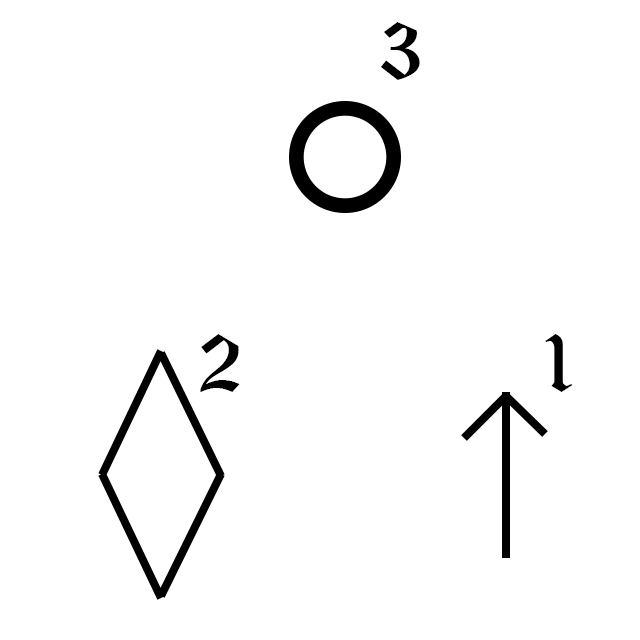
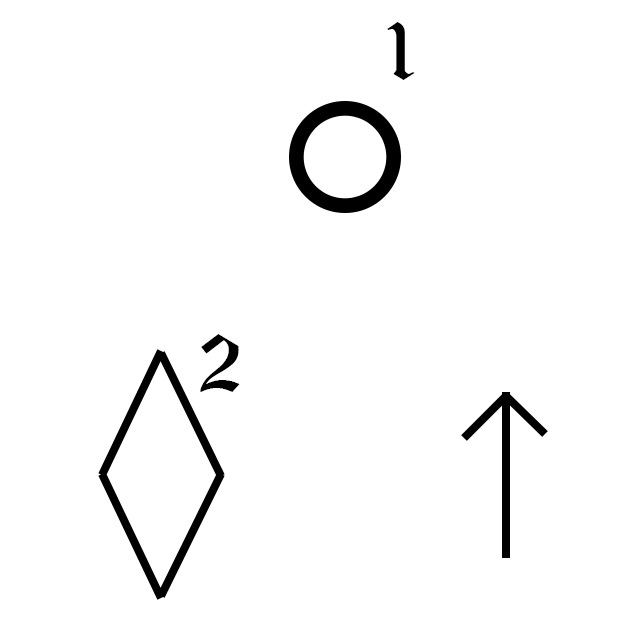
Before/after of a 640 x 640 layered artwork. What changed in the layer stack:
renamed "3" to "1", painted on it over [381, 22, 420, 80]
hid "1" (2nd of 2, in "Group 1") over [545, 334, 573, 392]
